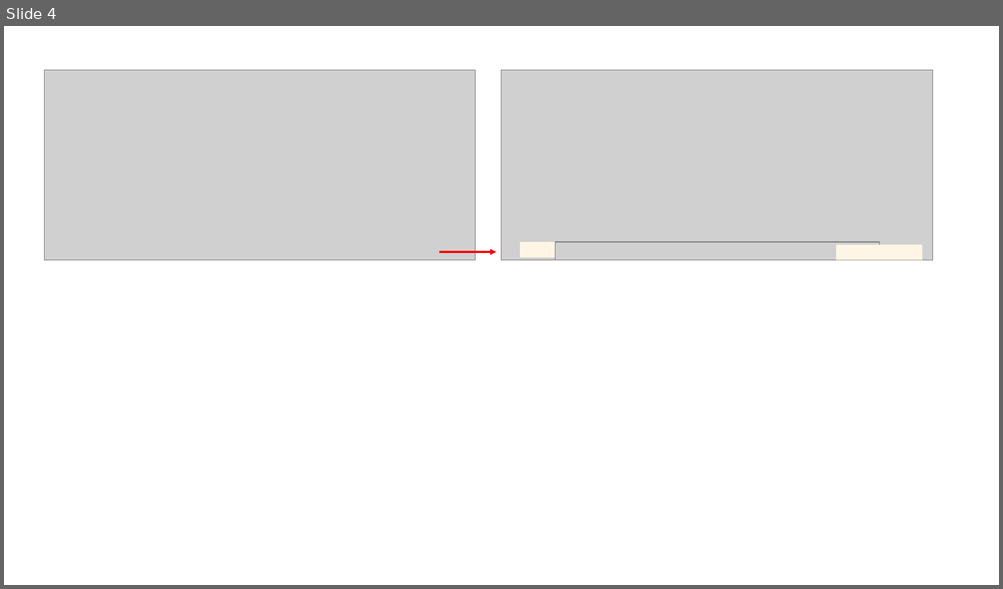
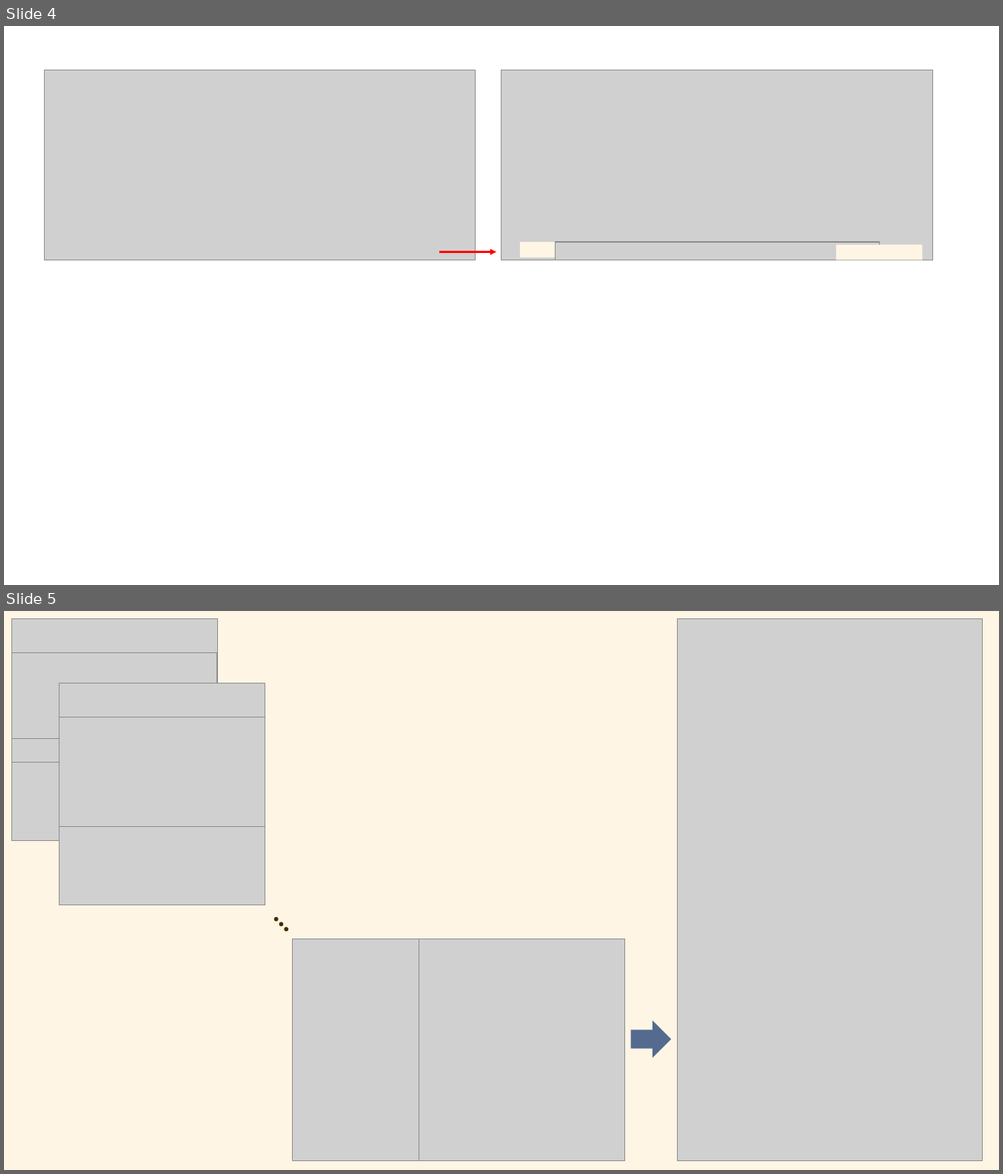
Before and after one commit to holistudio/omni_rebuild, a slide deck: docs/ui_design.pptx. Shown one above the other, each under a label of ours: slide 4 before the commit, slides 4 and 5 after it. The pictures are 1003x589 and 1003x1174 pixels, drawn with LibreOffice and Linux fonts; fonts in the diff are those of the drawing; grey boxes stand for pictures; background and template pictures are left out. Boxes give left, top, right and bottom in pixels: in the first picture for what was removed or moved away, otherwise in the second. Text is boxed around its words. In the diff, an @@ line names an element or a change of style, - is before the commit and + after.

```diff
--- a/docs/ui_design.pptx
+++ b/docs/ui_design.pptx
@@ slide 5 added at <box>4,611,999,1170</box>, background #FFFFFF @@
@@ rectangle added at <box>4,611,999,1170</box>, fill #FEF5E5 @@
@@ picture added at <box>677,618,982,1161</box> @@
@@ group added at <box>11,618,498,1162</box>: 7 pictures, 3 ellipses @@
@@ picture added at <box>419,940,625,1162</box> @@
@@ right arrow added at <box>631,1021,671,1058</box>, fill #546A8F @@
```
Also in this commit, not shown: 2 other slides added, 1 slide removed.
